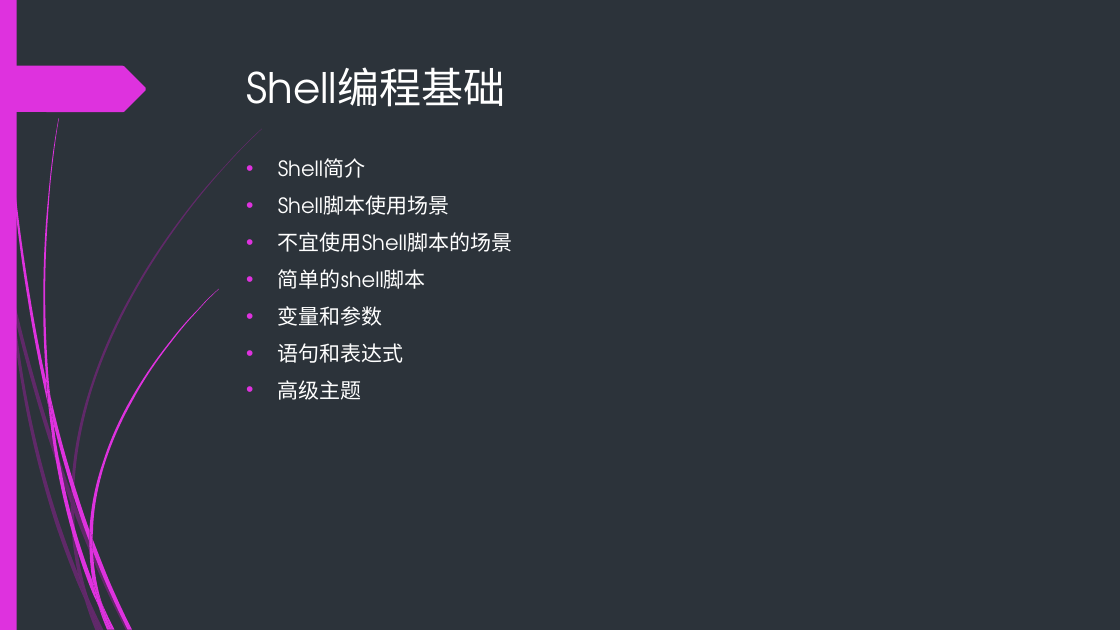
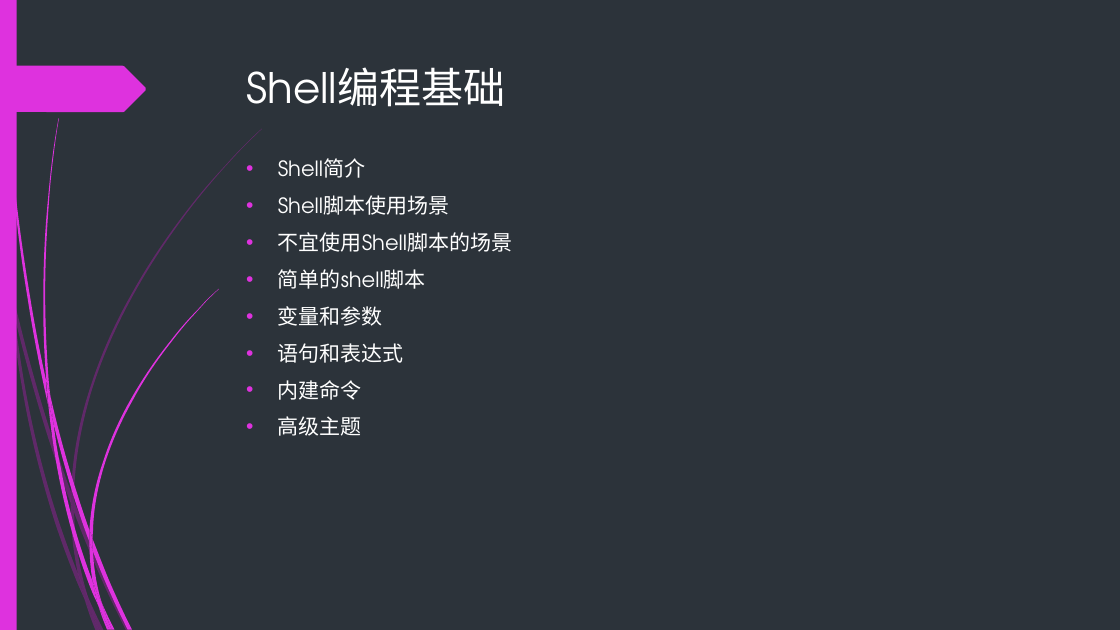
Before and after one commit to backup-ci/abs-train, a slide deck: slide 3 of Bash-scripting-guid.pptx. Drawn at 1120x630 pixels with LibreOffice and Linux fonts; fonts in the diff are those of the drawing. Boxes give left, top, right and bottom in pixels: in the first picture for what was removed or moved away, otherwise in the second. Text is boxed around its words. In the diff, an @@ line names an element or a change of style, - is before the commit and + after.

```diff
--- a/Bash-scripting-guid.pptx
+++ b/Bash-scripting-guid.pptx
@@ text at (278,380,362,400): paragraph added @@
+• 内建命令
```
Also in this commit, not shown: 2 other slides changed, 14 slides added, 24 other files.
